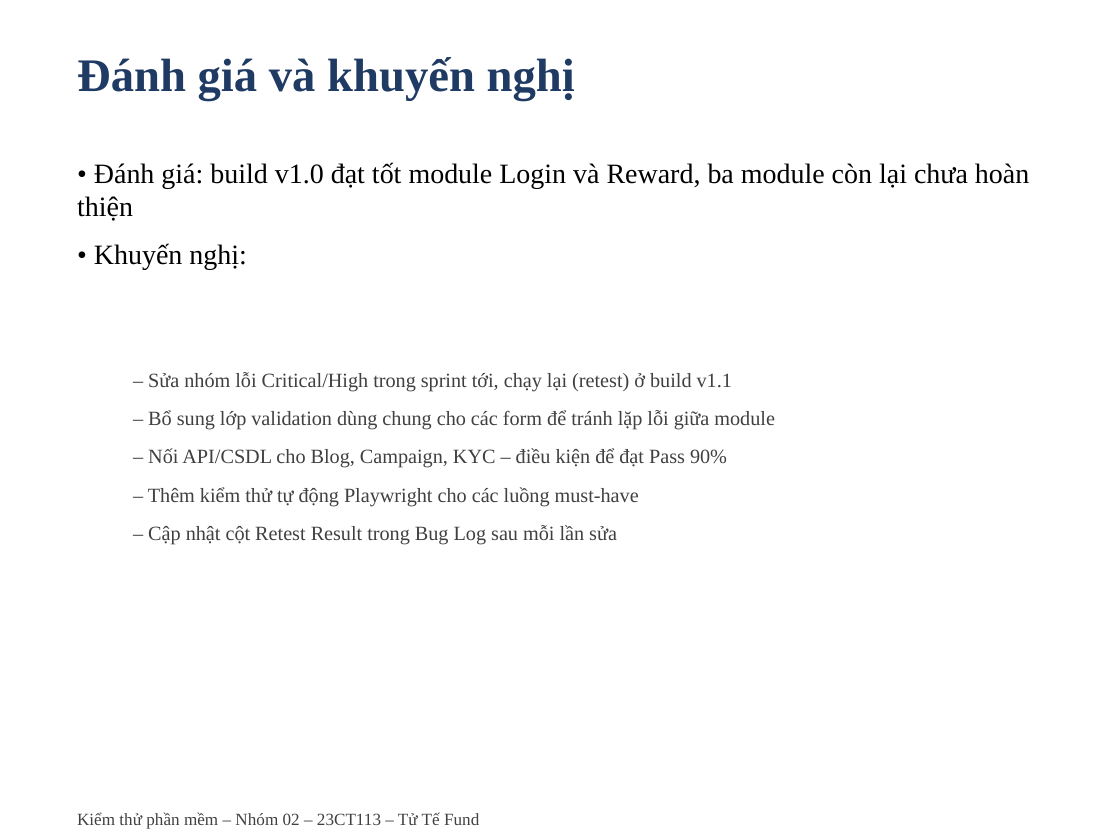
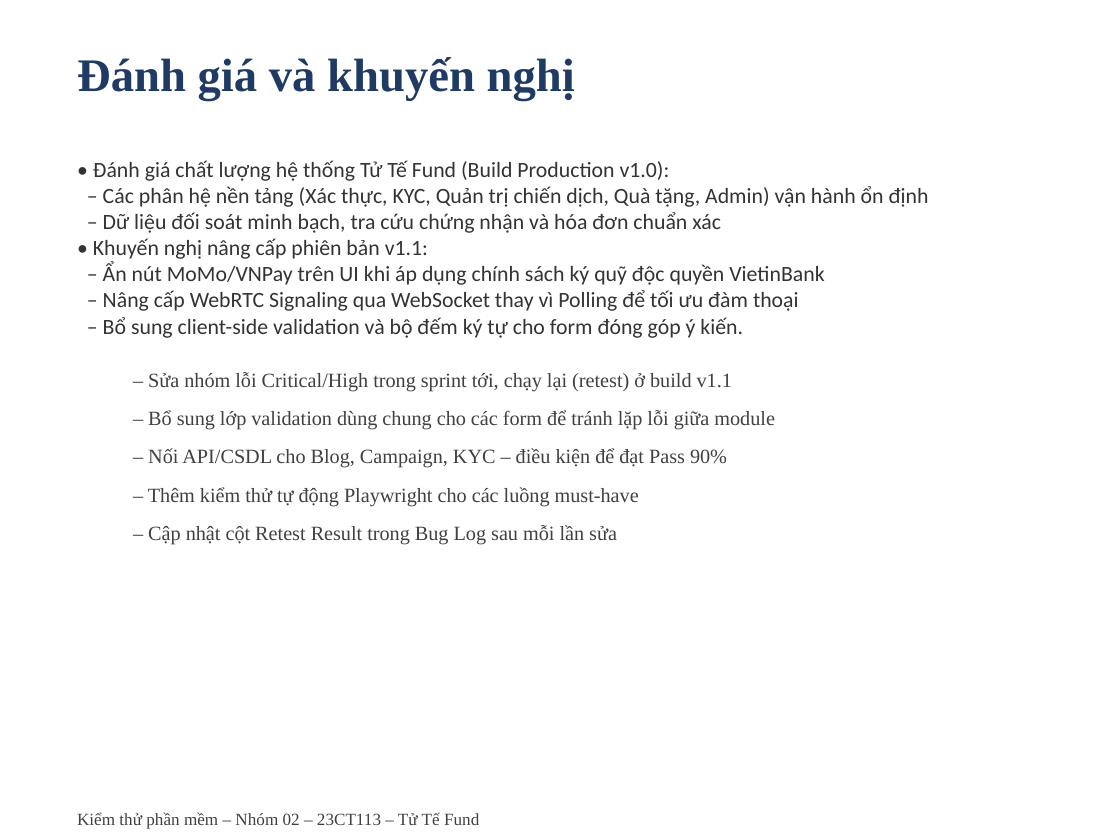
Before and after one commit to Escanor292/test, a slide deck: slide 10 of 23CT113_Nhom02_NenTangCrowdfunding(TuTeFund)/Word+ppt Báo Cáo/Ppt Báo cáo Nhóm 2 - 23CT113.pptx. Drawn at 1120x840 pixels with LibreOffice and Linux fonts; fonts in the diff are those of the drawing. Boxes give left, top, right and bottom in pixels: in the first picture for what was removed or moved away, otherwise in the second. Text is boxed around its words. In the diff, an @@ line names an element or a change of style, - is before the commit and + after.

```diff
--- a/23CT113_Nhom02_NenTangCrowdfunding(TuTeFund)/Word+ppt Báo Cáo/Ppt Báo cáo Nhóm 2 - 23CT113.pptx
+++ b/23CT113_Nhom02_NenTangCrowdfunding(TuTeFund)/Word+ppt Báo Cáo/Ppt Báo cáo Nhóm 2 - 23CT113.pptx
@@ text at [93,160,929,338]: text changed; size 18 to 14 pt; font Times New Roman to Calibri; text colour #000000 to #333333 @@
-• Đánh giá: build v1.0 đạt tốt module Login và Reward, ba module còn lại chưa hoàn thiện
-• Khuyến nghị:
+• Đánh giá chất lượng hệ thống Tử Tế Fund (Build Production v1.0):
+– Các phân hệ nền tảng (Xác thực, KYC, Quản trị chiến dịch, Quà tặng, Admin) vận hành ổn định
+– Dữ liệu đối soát minh bạch, tra cứu chứng nhận và hóa đơn chuẩn xác
+• Khuyến nghị nâng cấp phiên bản v1.1:
+– Ẩn nút MoMo/VNPay trên UI khi áp dụng chính sách ký quỹ độc quyền VietinBank
+– Nâng cấp WebRTC Signaling qua WebSocket thay vì Polling để tối ưu đàm thoại
+– Bổ sung client-side validation và bộ đếm ký tự cho form đóng góp ý kiến.
```
Also in this commit, not shown: 6 other slides changed, 13 other files.
